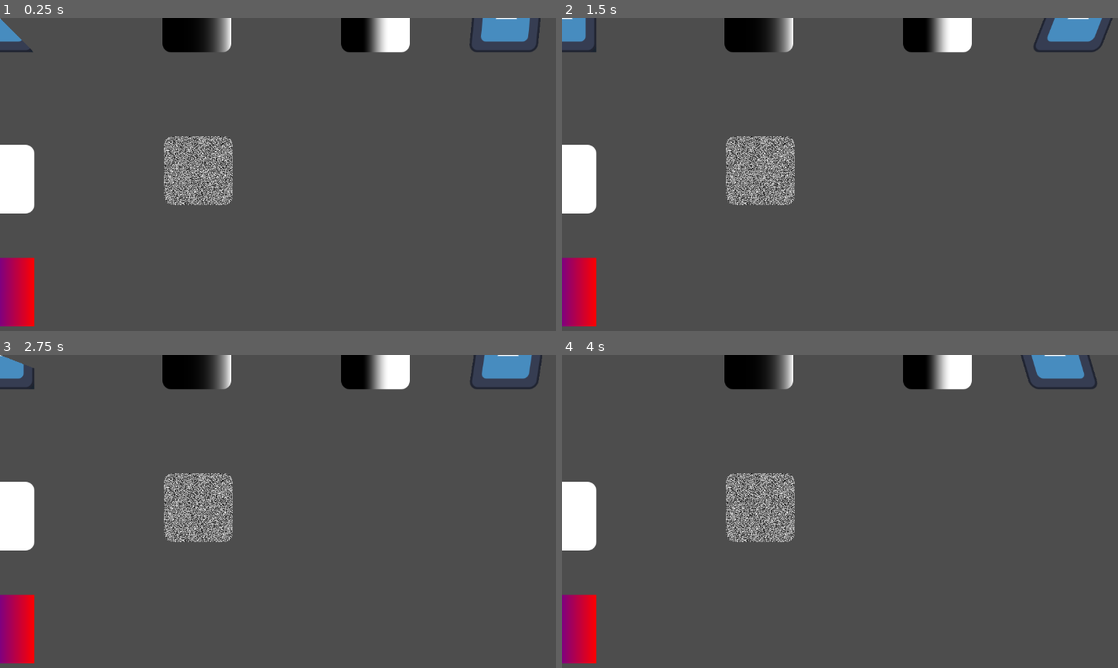
Above: before the commit, frames 1-4 (two rows, left to right).
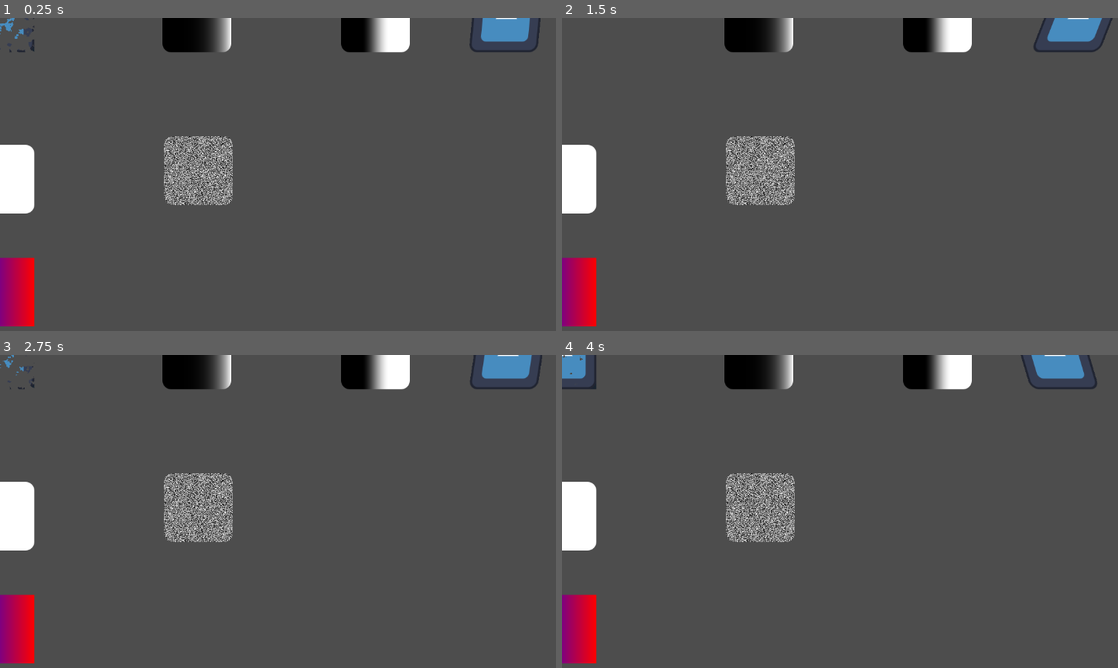
Above: after the commit, the same moments.

Repository: AtomicAntt/DemosVFX
Game: Godot game, scene res://main_2d.tscn
Two runs of this game, one before a commit and one after it. Both use one fixed random seed, a clock stepped at 60 frames per second and the inputs below. This scene is started directly instead of the project's main scene. The engine's default icon, where the game draws it, is replaced by a stand-in: a white triangle on a blue panel in a dark square.
Inputs:
- Up to frame 1 (0.25 s): no input
- Up to frame 2 (1.5 s): no input
- Up to frame 3 (2.75 s): no input
- Up to frame 4 (4 s): no input

The runs differ from the first frame. In frame 1, 0.2% of the frame differs, in the area x 0-7%, y 0-11%; in frame 2, 0.4%; in frame 3, 0.3%; in frame 4, 0.4%.

Commit message:
Add dissolve 2D shader.

Diff:
--- a/Shaders/2D/random.gdshader
+++ b/Shaders/2D/random.gdshader
@@ -1,12 +1,15 @@
 shader_type canvas_item;
 
-uniform float fade_progress : hint_range(0.0, 1.0) = 0.0;
+//uniform float fade_progress : hint_range(0.0, 1.0) = 0.0;
 
 float random (vec2 uv) {
 	return fract(sin(dot(uv.xy, vec2(12.9898, 78.232))) * 43758.543123);
 }
 
 void fragment() {
-	float fade_val = step(fade_progress, random(UV));
+	float progress = (sin(TIME) + 1.0) / 2.0;
+	//float fade_val = step(fade_progress, random(UV));
+	float fade_val = step(progress, random(UV));
+
 	COLOR.a = fade_val;
 }
--- /dev/null
+++ b/dissolve.gdshader
@@ -0,0 +1,11 @@
+shader_type canvas_item;
+
+uniform sampler2D noise;
+//uniform float progress : hint_range(0.0, 1.0) = 0.0;
+
+void fragment() {
+	vec4 tex = texture(noise, UV);
+	float progress = (sin(TIME) + 1.0) / 2.0;
+	float value = 1.0-step(tex.x, progress);
+	COLOR.a = value;
+}
--- a/main_2d.tscn
+++ b/main_2d.tscn
@@ -24,6 +24,7 @@
 [ext_resource type="Shader" uid="uid://clpb61wd3vt3d" path="res://Shaders/2D/diagonal_lines.gdshader" id="19_jq4el"]
 [ext_resource type="Shader" uid="uid://cq5kqvb0188a4" path="res://Shaders/2D/radial_fade.gdshader" id="20_25d1e"]
 [ext_resource type="Shader" uid="uid://dn8mlhp3rnhtl" path="res://Shaders/2D/wavy.gdshader" id="20_ingrd"]
+[ext_resource type="Shader" uid="uid://b7xmfsuket0c7" path="res://dissolve.gdshader" id="20_qw8p8"]
 [ext_resource type="Shader" uid="uid://vpt68fa1kwk7" path="res://Shaders/2D/circles_fade_in.gdshader" id="21_kwd53"]
 
 [sub_resource type="ShaderMaterial" id="ShaderMaterial_jmyjl"]
@@ -40,7 +41,6 @@
 
 [sub_resource type="ShaderMaterial" id="ShaderMaterial_kwd53"]
 shader = ExtResource("3_8c7tm")
-shader_parameter/fade_progress = 0.50000002375
 
 [sub_resource type="ShaderMaterial" id="ShaderMaterial_25d1e"]
 shader = ExtResource("5_bnpno")
@@ -115,6 +115,15 @@
 
 [sub_resource type="ShaderMaterial" id="ShaderMaterial_ofc6w"]
 shader = ExtResource("3_1hbw6")
+
+[sub_resource type="FastNoiseLite" id="FastNoiseLite_qw8p8"]
+
+[sub_resource type="NoiseTexture2D" id="NoiseTexture2D_5k4x8"]
+noise = SubResource("FastNoiseLite_qw8p8")
+
+[sub_resource type="ShaderMaterial" id="ShaderMaterial_q35h1"]
+shader = ExtResource("20_qw8p8")
+shader_parameter/noise = SubResource("NoiseTexture2D_5k4x8")
 
 [sub_resource type="ShaderMaterial" id="ShaderMaterial_5k4x8"]
 shader = ExtResource("20_25d1e")
@@ -255,8 +264,14 @@
 rotation = 0.00017340037
 texture = ExtResource("2_8hhxv")
 
+[node name="HalfStep2" type="Sprite2D" parent="." unique_id=1038100921]
+material = SubResource("ShaderMaterial_q35h1")
+rotation = 0.00017340037
+texture = ExtResource("2_8hhxv")
+
 [node name="RadialFade" type="Sprite2D" parent="." unique_id=1547428335]
 material = SubResource("ShaderMaterial_5k4x8")
+position = Vector2(-605, -566)
 rotation = 0.00017340037
 texture = ExtResource("2_8hhxv")
 
Not shown, added: dissolve.gdshader.uid
